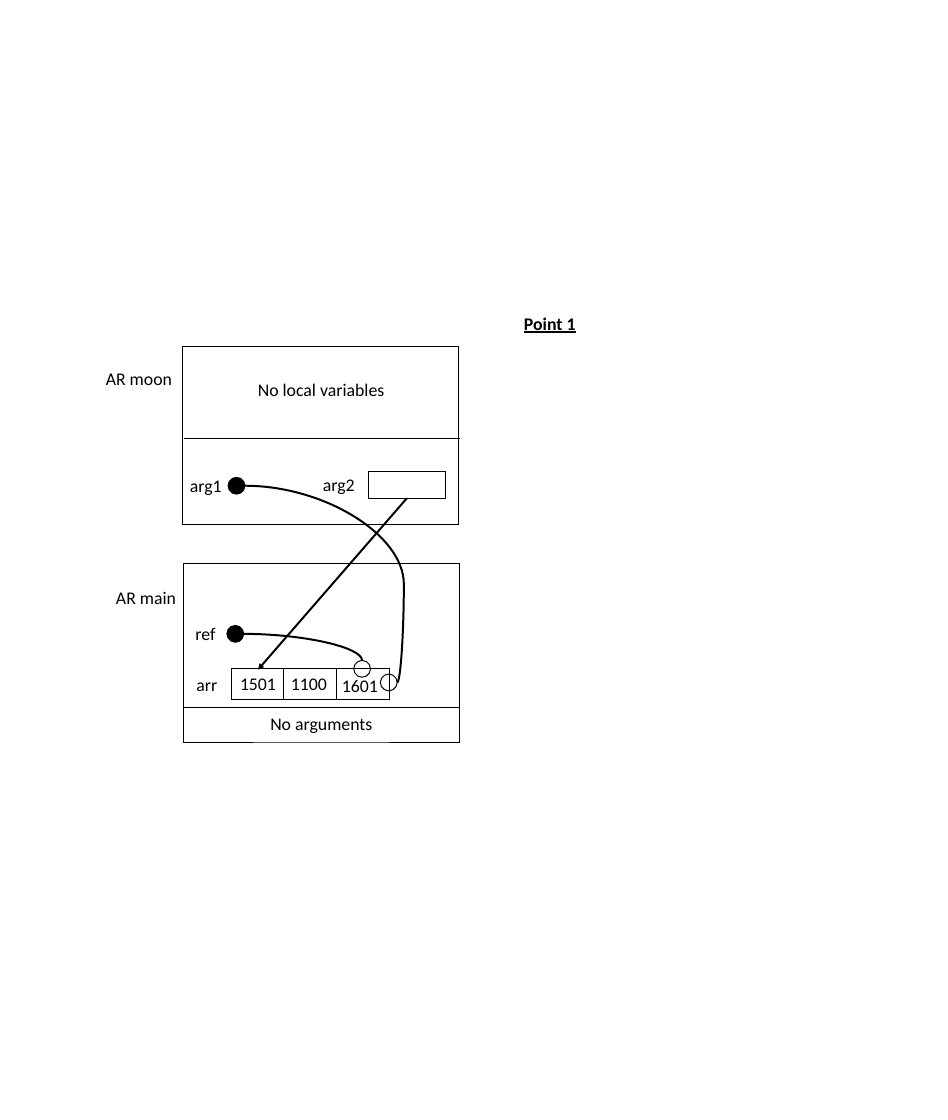
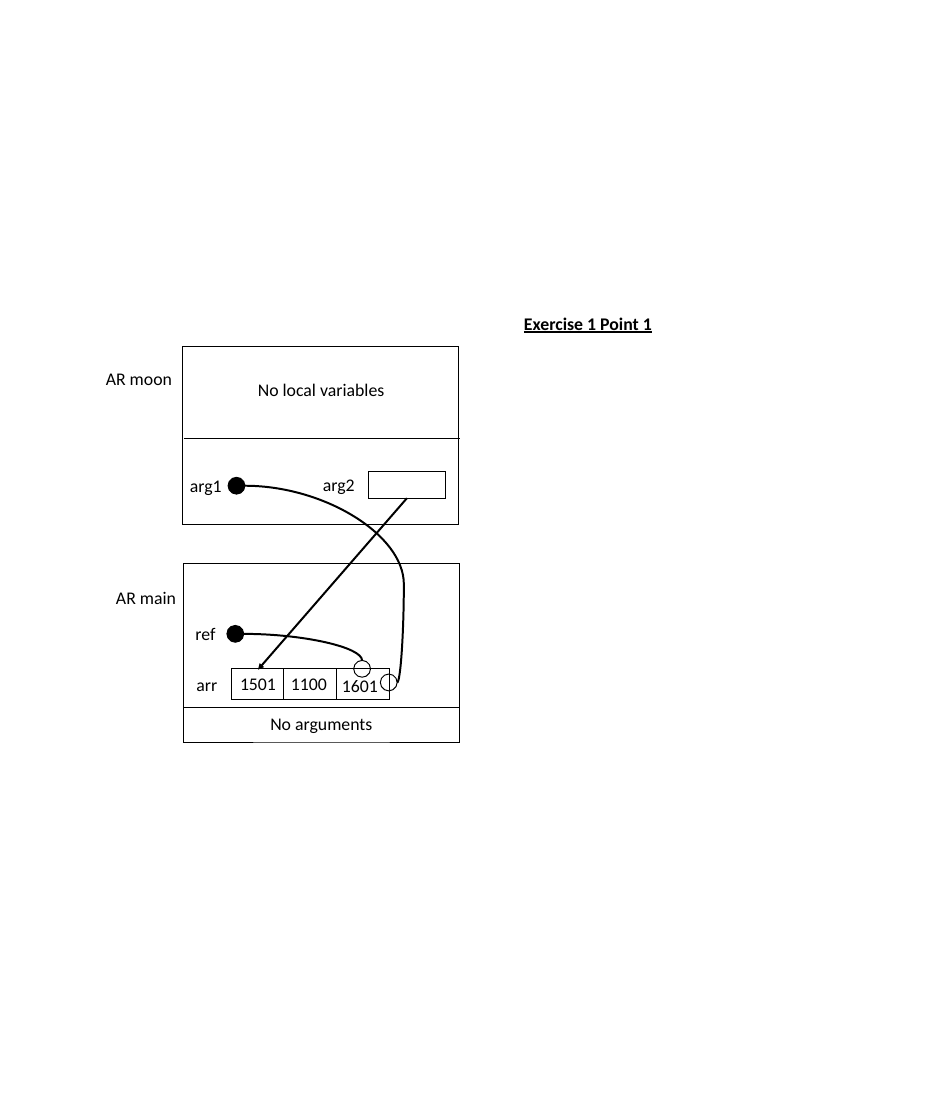
Before and after one commit to chvaldez10/ENSF-614, a slide deck: slide 1 of labs/labs/lab3/documents/drawing.pptx. Drawn at 948x1120 pixels with LibreOffice and Linux fonts; fonts in the diff are those of the drawing. Boxes give left, top, right and bottom in pixels: in the first picture for what was removed or moved away, otherwise in the second. Text is boxed around its words. In the diff, an @@ line names an element or a change of style, - is before the commit and + after.

```diff
--- a/labs/labs/lab3/documents/drawing.pptx
+++ b/labs/labs/lab3/documents/drawing.pptx
@@ text at [524, 317, 652, 333]: text changed @@
-Point 1
+Exercise 1 Point 1
```
Also in this commit, not shown: 1 other slide changed, 3 slides added, 5 other files.
